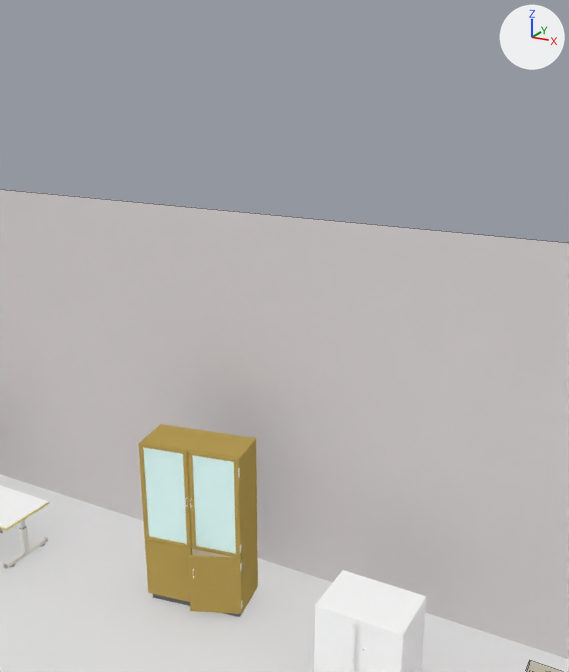
The Blender file examples/morse/tutorials/tutorial-1.blend as it was, and as the next commit left it.
Camera for both pictures: a 50 mm camera at (10.903, -7.433, 12.887) aimed at (10.804, -7.252, 12.818). Arrows for +X, +Y and +Z are at upper right; the lights stay in place. Mesh edges are drawn as thin lines on the coarser meshes.

In view in the first picture: 'Desk_1', 'Ground', 'Plane.001', 'Shelf_2', 'Shelf_3'.
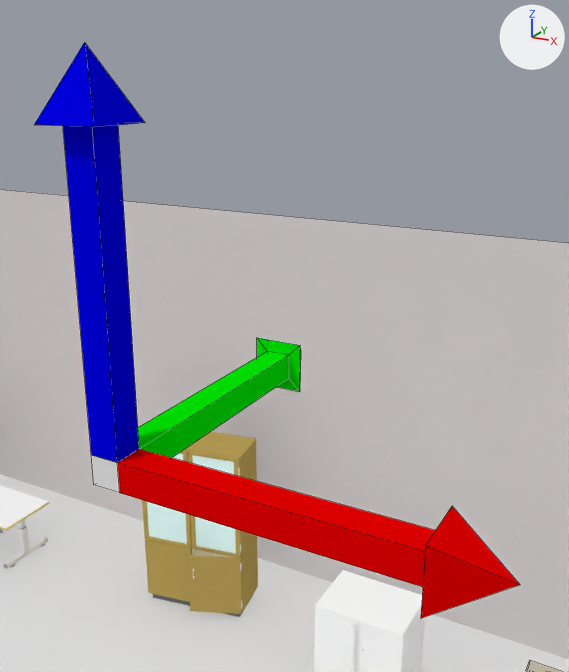
Pixel boxes (x1, y1, x2, y2) of what changed, in the pictures (569 x 672 px):
'Compass', added: after (34, 42, 520, 618)
    faces in mat_redmat (red #e70000): (117, 449, 520, 618)
    faces in mat_bluemat (blue #0000e7): (34, 42, 145, 463)
    faces in mat_greenmat (green #00e700): (138, 338, 301, 458)
    faces in mat_whitemat (white #e7e7e7): (91, 455, 120, 493)

The change, as a diff of the scene's bpy script:
```diff
--- a/examples/morse/tutorials/tutorial-1.blend.py
+++ b/examples/morse/tutorials/tutorial-1.blend.py
@@ mat_greenmat @@
+mat_greenmat = diffuse_material('GreenMat')
+mat_greenmat.base_color = (0.0, 0.8, 0.0)  # green #00e700
@@ mat_whitemat @@
+mat_whitemat = diffuse_material('WhiteMat')
+mat_whitemat.base_color = (0.8, 0.8, 0.8)  # white #e7e7e7
@@ mat_redmat @@
+mat_redmat = diffuse_material('RedMat')
+mat_redmat.base_color = (0.8, 0.0, 0.0)  # red #e70000
@@ mat_bluemat @@
+mat_bluemat = diffuse_material('BlueMat')
+mat_bluemat.base_color = (0.0, 0.0, 0.8)  # blue #0000e7
@@ me_cube @@
+me_cube.from_pydata(...)  # 47 vertices, 45 faces; spans x -0.2..2.4, y -0.2..2.4, z -0.2..2.4
+# faces by material slot: [13, 13, 13, 6]
+me_cube.materials.append(mat_greenmat)  # green #00e700
+me_cube.materials.append(mat_redmat)  # red #e70000
+me_cube.materials.append(mat_bluemat)  # blue #0000e7
+me_cube.materials.append(mat_whitemat)  # white #e7e7e7
@@ ob_compass @@
+ob_compass = bpy.data.objects.new('Compass', me_cube)
+ob_compass.location = (10.7705, -7.2863, 12.7854)
+ob_compass.scale = (0.045, 0.045, 0.045)
```
